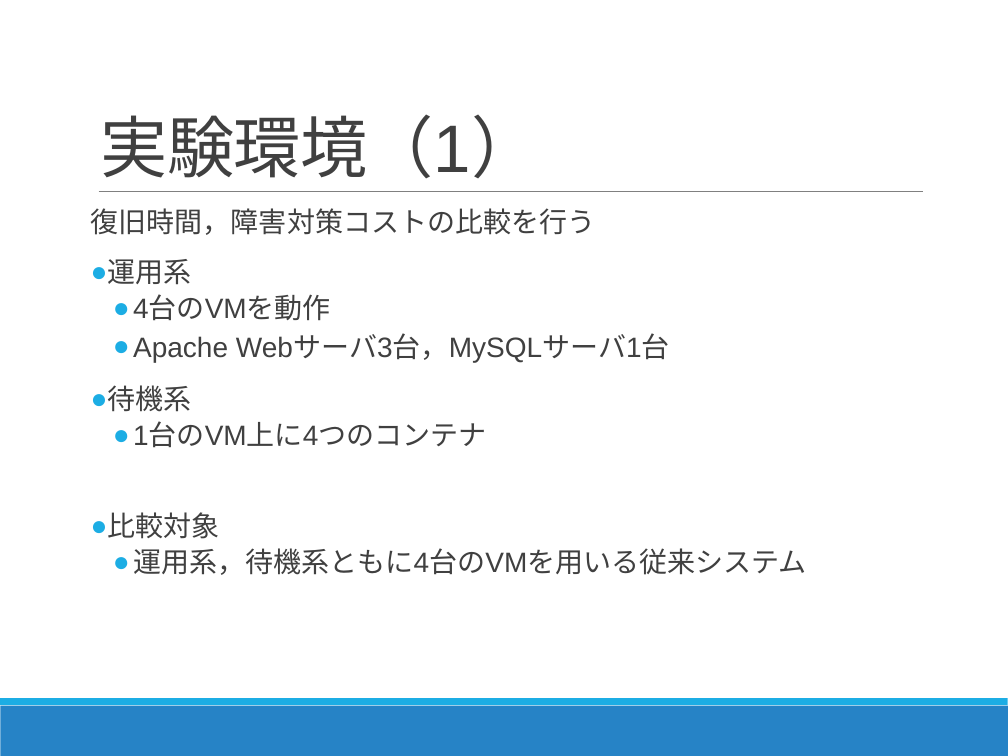
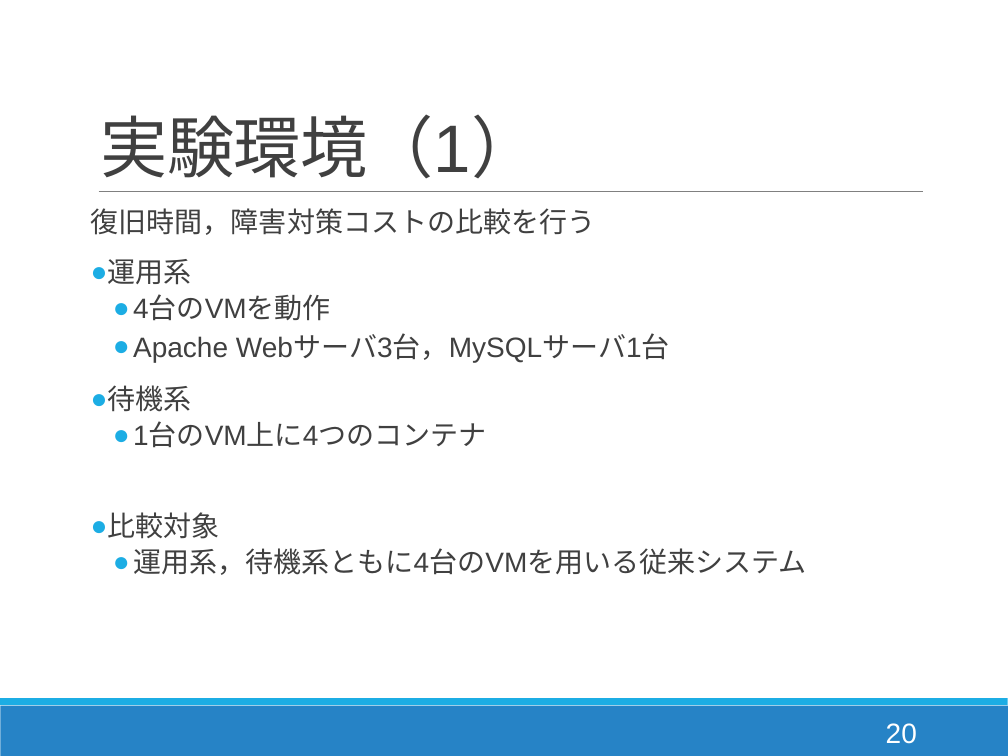
Before and after one commit to Kota0823/Document, a slide deck: slide 20 of 輪講2019-1_鈴木洸太.pptx. Drawn at 1008x756 pixels with LibreOffice and Linux fonts; fonts in the diff are those of the drawing. Boxes give left, top, right and bottom in pixels: in the first picture for what was removed or moved away, otherwise in the second. Text is boxed around its words. In the diff, an @@ line names an element or a change of style, - is before the commit and + after.

```diff
--- a/輪講2019-1_鈴木洸太.pptx
+++ b/輪講2019-1_鈴木洸太.pptx
@@ page number added at [886,723,917,744], 20 pt, text #FFFFFF @@
+20
```
Also in this commit, not shown: 36 other slides changed.
